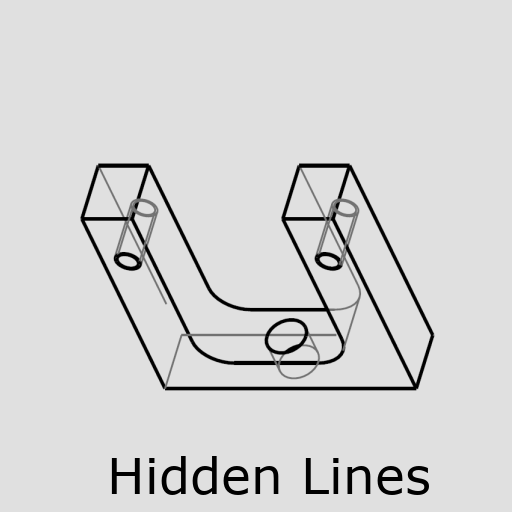
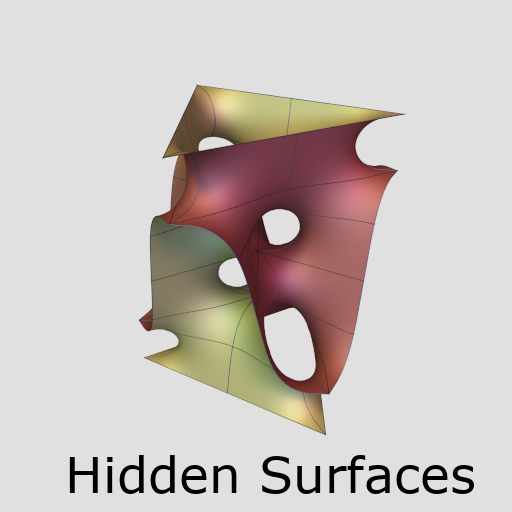
Comparing the layer stacks of the two (512, 512) images. Changes:
painted on "image" over [left=80, top=84, right=435, bottom=436]
painted on "TEXT BLACK" over [left=69, top=455, right=474, bottom=495]
